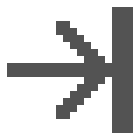
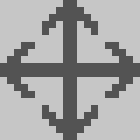
Revision of a layered 140 x 140 image; what changed, layer by layer:
hid "图层 2", painted on it over (0, 0, 140, 140)
showed "图层 1", painted on it over (0, 0, 140, 140)
